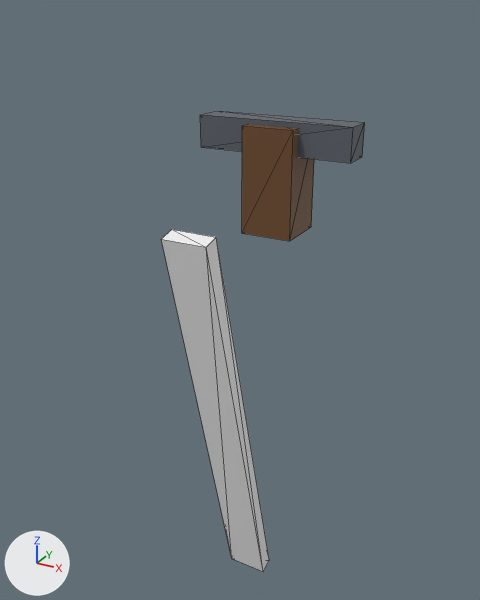
Renders of the glTF model art/models/knight_sword.glb from each side of a commit.
Camera for both pictures: a 50 mm lens placed at (0.106, -0.223, -0.082), pointed at (-0.002, -0.027, -0.18). Arrows for +X, +Y and +Z are at lower left; the lights stay in place. The older version comes first. Mesh edges are drawn as thin lines. Vertices at exactly the same position are counted once.

Names of what the first picture shows: 'knight_sword'.
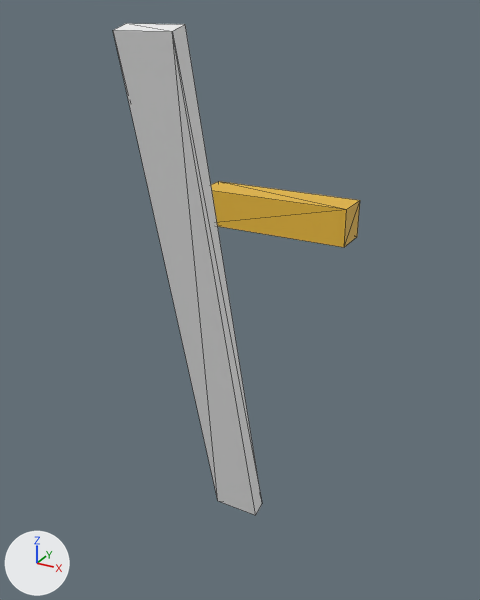
Patch to the scene script:
```diff
--- a/art/models/knight_sword.glb.py
+++ b/art/models/knight_sword.glb.py
@@ me_knight_sword @@
 # used by ob_knight_sword; location = (0.0, 0.0, 0.0)
-me_knight_sword.from_pydata(...)  # 24 vertices, 36 faces; spans x -0.03..0.03, y -0.065..0.01, z -0.311..-0.118
+me_knight_sword.from_pydata(...)  # 16 vertices, 24 faces; spans x -0.03..0.03, y -0.08..0.007, z -0.271..-0.085
+# me_knight_sword part 1: the loose piece of 8 vertices spanning x -0.03..0.03, y -0.006..0.006, z -0.13..-0.118 is moved by (0.0, 0.0, -0.029)
+# me_knight_sword part 2: the loose piece of 8 vertices spanning x -0.008..0.008, y -0.065..-0.017, z -0.311..-0.145 is rebuilt with 8 vertices and now spans x -0.009..0.009, y -0.08..-0.027, z -0.271..-0.085
+# me_knight_sword part 3: the loose piece of 8 vertices spanning x -0.01..0.01, y -0.01..0.01, z -0.16..-0.12 is deleted
 me_knight_sword.materials.append(mat_defaultmaterial)
```

Pixel boxes [x1, y1, x2, y2] of what changed, in the pictures (480 x 600 px; the box of a moved part takes in the faces that stretch with it):
'knight_sword', reshaped (21% wider, 7% taller)
    before: [161, 111, 365, 571]
    after: [113, 23, 360, 515]
part 1 of me_knight_sword, moved or reshaped
    before: [200, 111, 365, 163]
    after: [211, 181, 360, 247]
part 2 of me_knight_sword, rebuilt (38% wider, 44% taller)
    before: [161, 229, 269, 571]
    after: [113, 23, 262, 515]
part 3 of me_knight_sword, deleted (brown)
    before: [242, 124, 314, 241]
